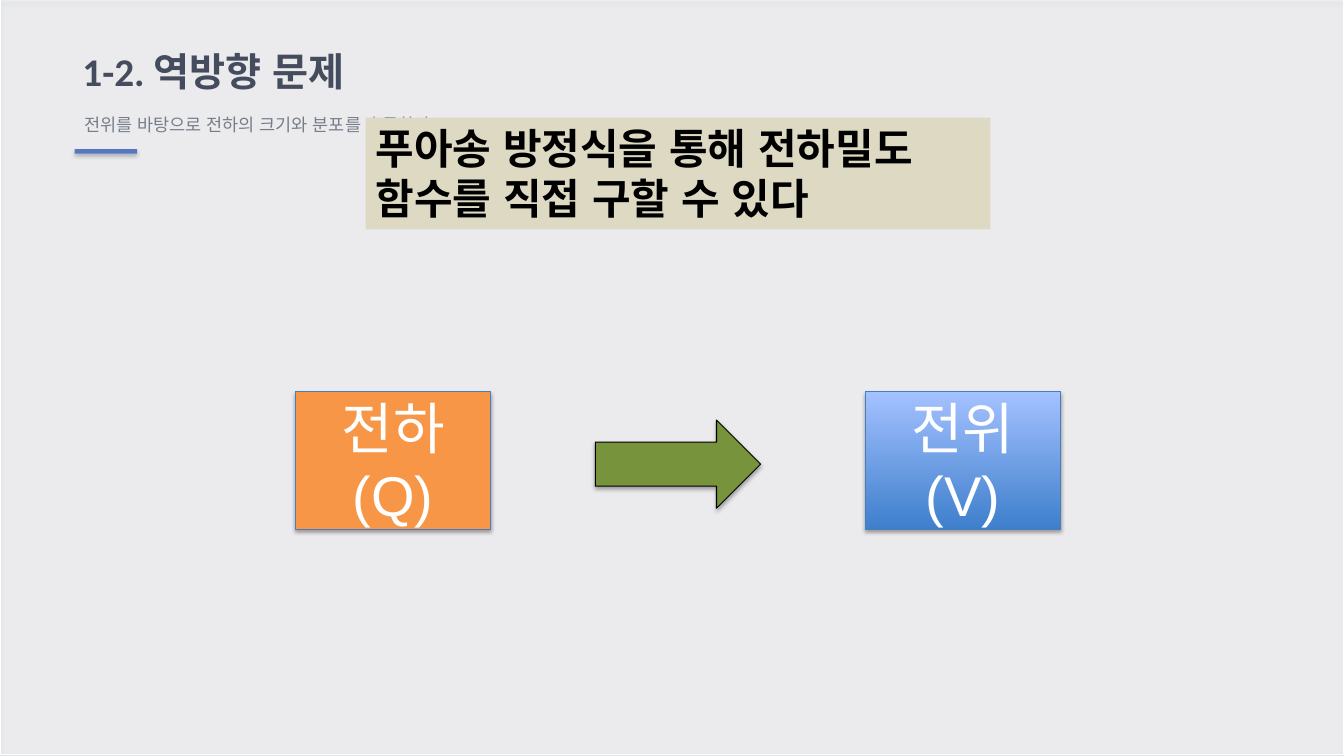
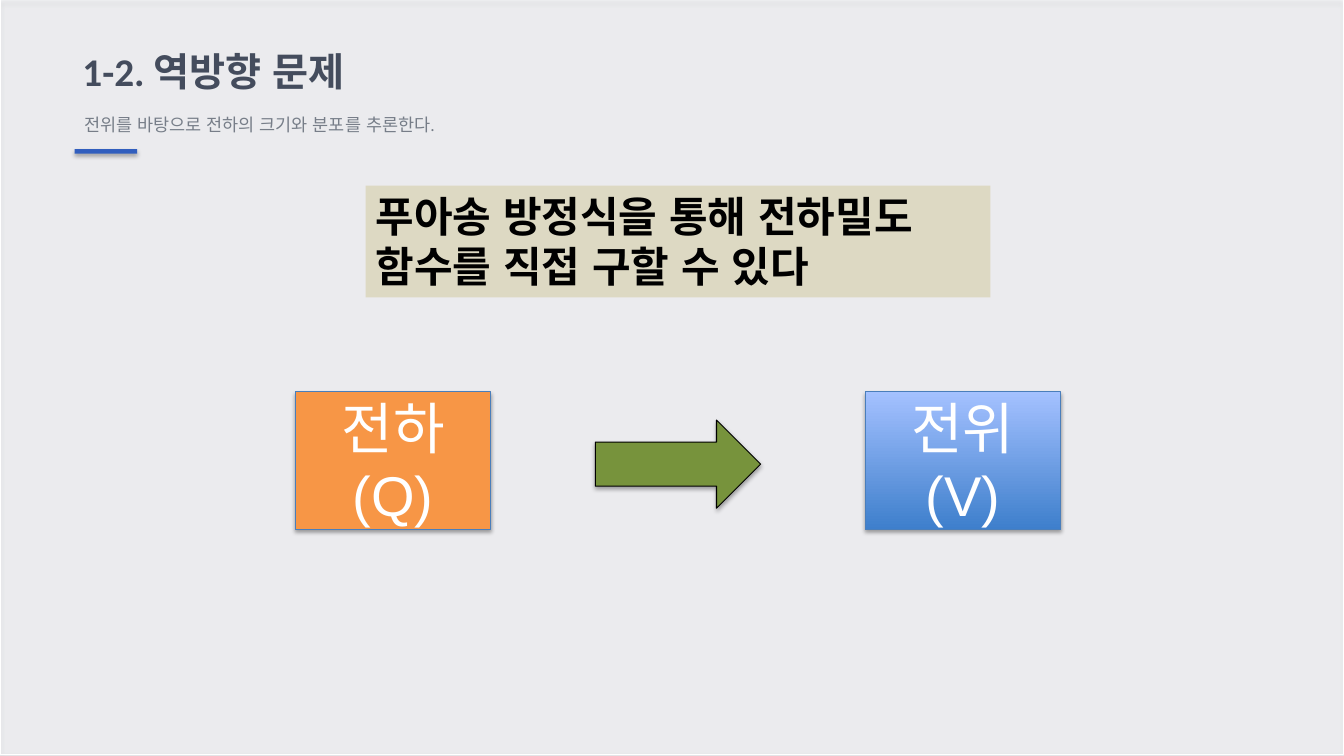
Before and after one commit to ohyunu525/KK-AI, a slide deck: slide 11 of Documents/보고서 파일.pptx. Drawn at 1344x756 pixels with LibreOffice and Linux fonts; fonts in the diff are those of the drawing; background and template pictures are left out. Boxes give left, top, right and bottom in pixels: in the first picture for what was removed or moved away, otherwise in the second. Text is boxed around its words. In the diff, an @@ line names an element or a change of style, - is before the commit and + after.

```diff
--- a/Documents/보고서 파일.pptx
+++ b/Documents/보고서 파일.pptx
@@ rectangle "푸아송 방정식을 통해 전하밀도 함수를 ...": place and size @@
-rectangle "푸아송 방정식을 통해 전하밀도 함수를 ..." at (366,118,991,230)
+rectangle "푸아송 방정식을 통해 전하밀도 함수를 ..." at (366,186,991,297)
```
Also in this commit, not shown: 2 other slides changed.
